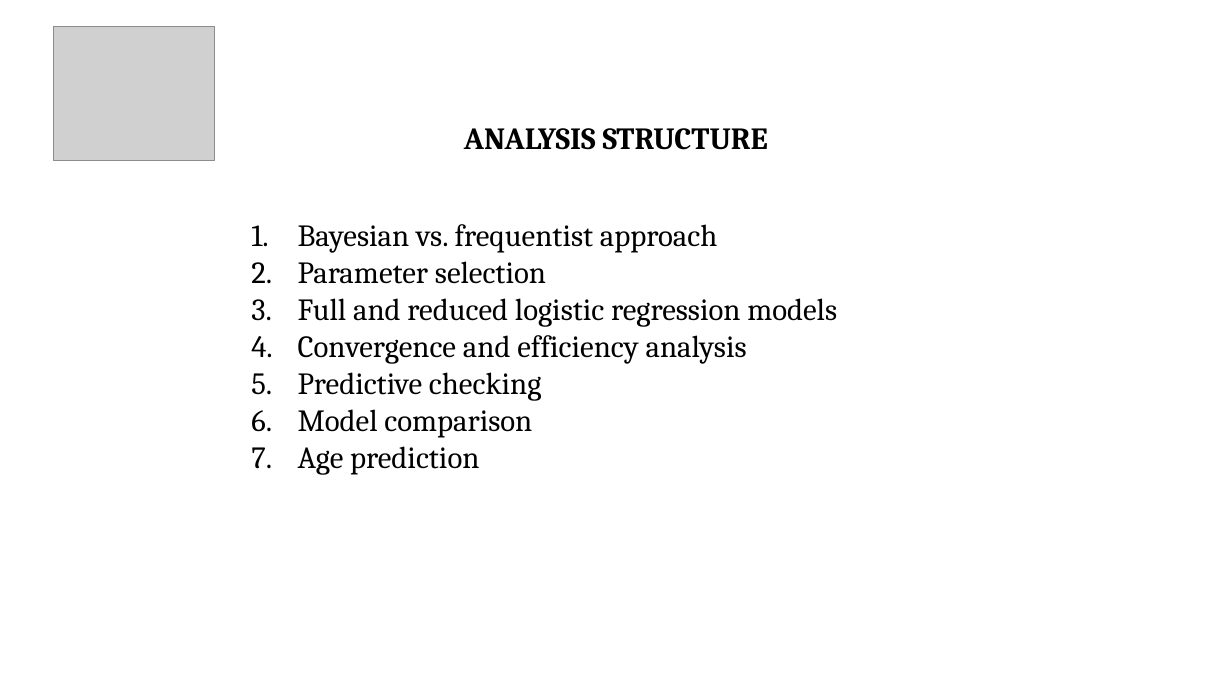
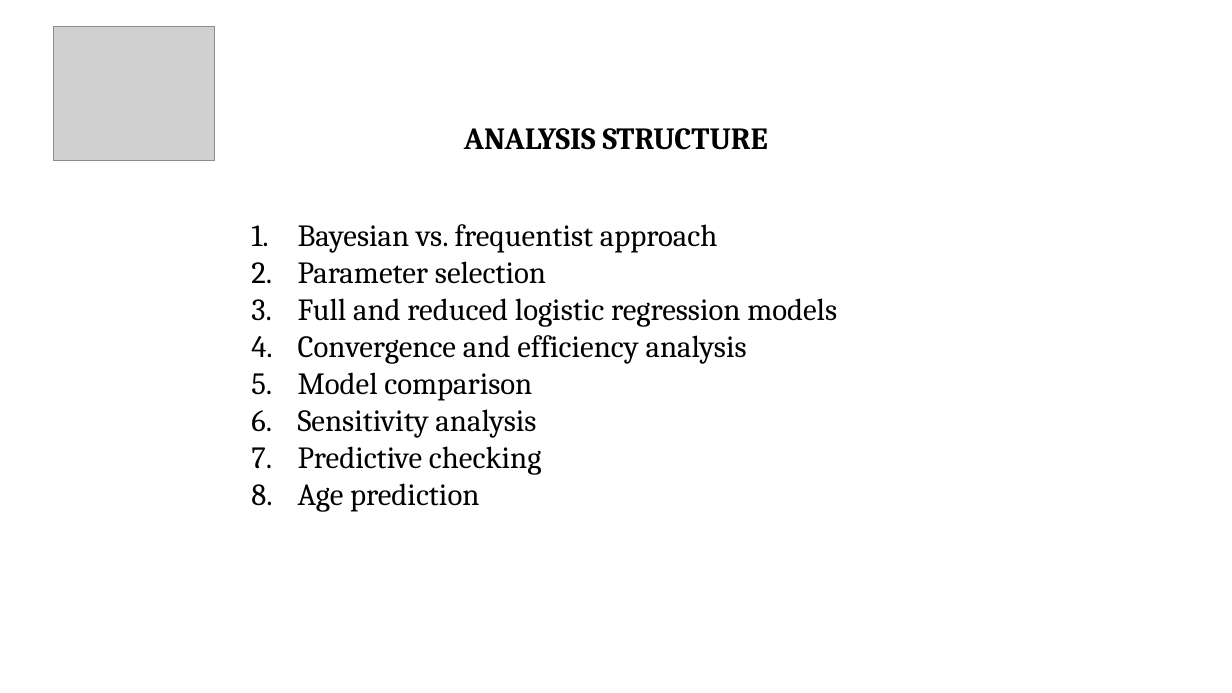
Before and after one commit to Losijacopo/Bayesian_data_ananlysis_project, a slide deck: slide 4 of last_presentation.pptx. Drawn at 1232x693 pixels with LibreOffice and Linux fonts; fonts in the diff are those of the drawing; grey boxes stand for pictures. Boxes give left, top, right and bottom in pixels: in the first picture for what was removed or moved away, otherwise in the second. Text is boxed around its words. In the diff, an @@ line names an element or a change of style, - is before the commit and + after.

Commit message:
edit

```diff
--- a/last_presentation.pptx
+++ b/last_presentation.pptx
@@ text at (x1=298, y1=372, x2=536, y2=438): paragraphs added @@
+5. Model comparison
+6. Sensitivity analysis
@@ text at (x1=298, y1=409, x2=532, y2=438): paragraph removed @@
-6. Model comparison
```
